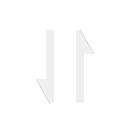
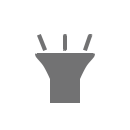
Layers edited between the first and the second 130x130 image:
hid group "Internet" (2 layers) over (36, 29, 94, 104)
added group "Torch" with 2 layers above "status_bar_toggle_torch_on" over (35, 34, 95, 103)
added layer "Torch_off" in group "Torch" over (35, 34, 95, 103)
